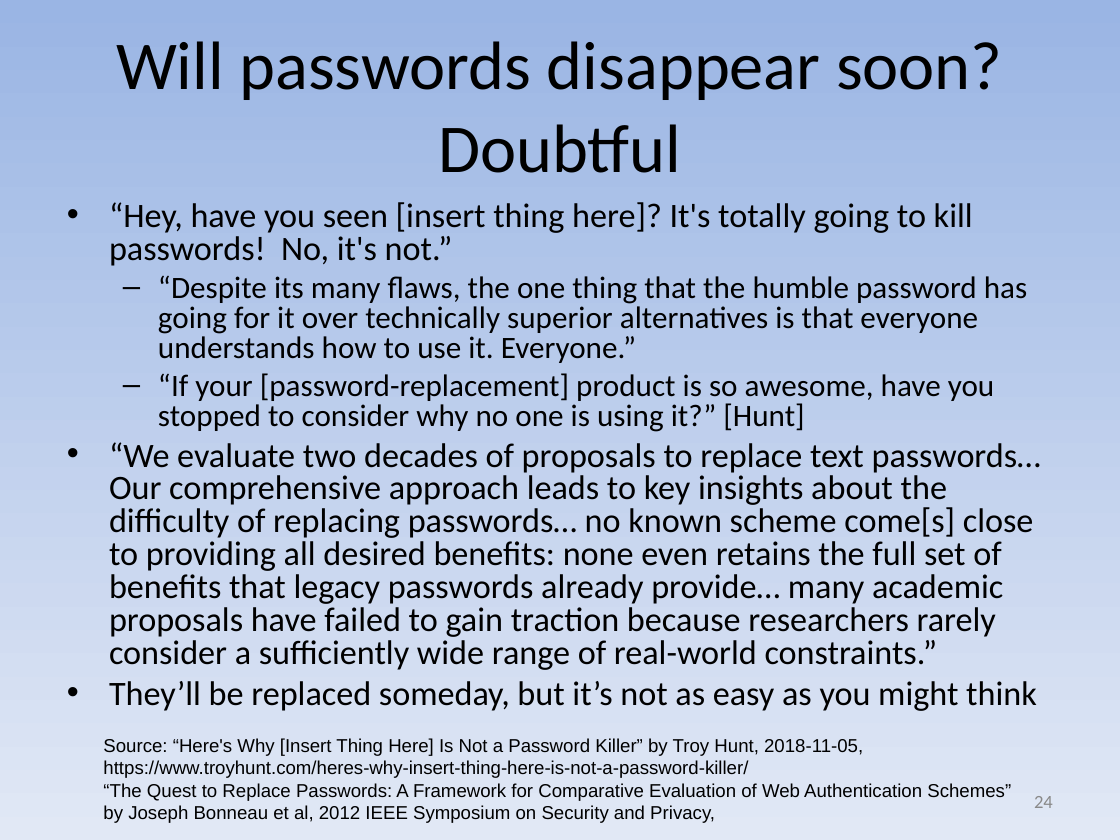
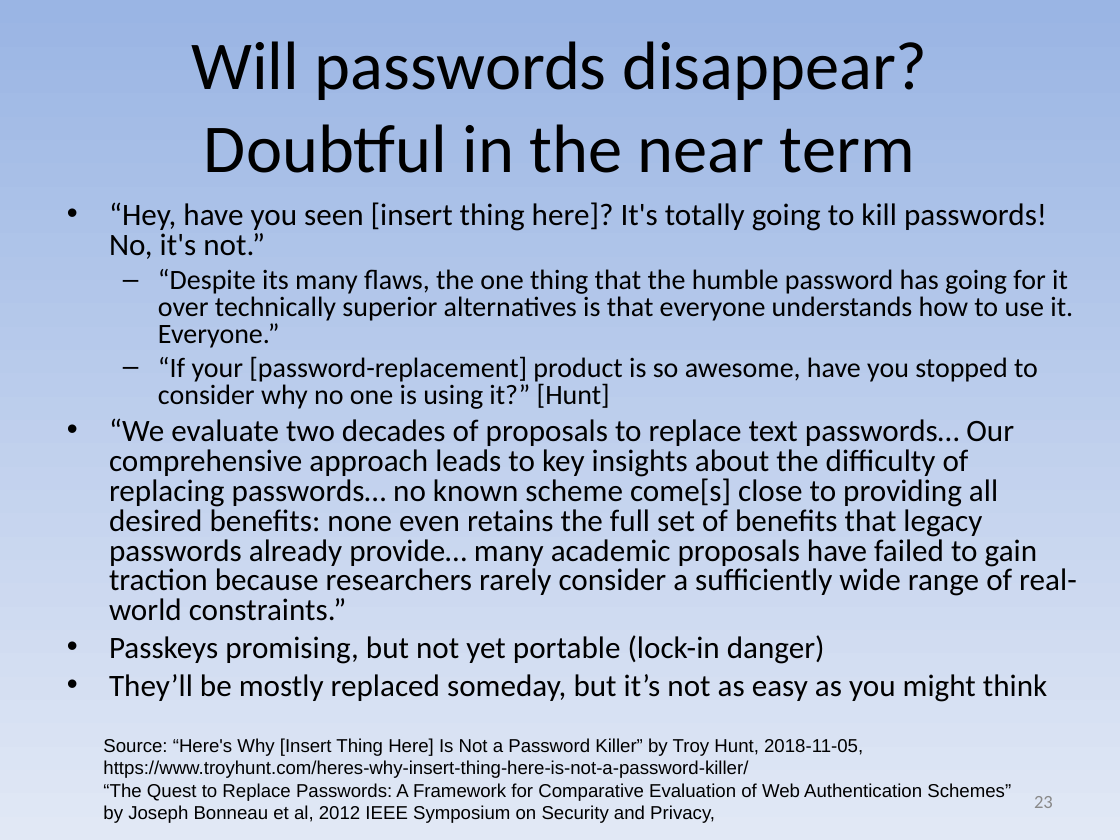
Before and after one commit to david-a-wheeler/david-a-wheeler.github.io, a slide deck: slide 23 of secure-class/presentations/Secure-Software-1-Introduction.ppt (slide 24 before the commit). Drawn at 1120x840 pixels with LibreOffice and Linux fonts; fonts in the diff are those of the drawing. Boxes give left, top, right and bottom in pixels: in the first picture for what was removed or moved away, otherwise in the second. Text is boxed around its words. In the diff, an @@ line names an element or a change of style, - is before the commit and + after.

```diff
--- a/secure-class/presentations/Secure-Software-1-Introduction.ppt
+++ b/secure-class/presentations/Secure-Software-1-Introduction.ppt
@@ title at (191,41,927,173): text changed @@
-Will passwords disappear soon? Doubtful
+Will passwords disappear? Doubtful in the near term
@@ text at (109,202,1077,621): size 22 to 20 pt in "“Hey, have you seen [insert thing here]? ...", "“We evaluate two decades of proposals to ..."; size 20 to 18 pt in "“Despite its many flaws, the one thing ...", "“If your [password-replacement] product is so awesome, ..." @@
@@ text at (109,635,1047,702): text changed; size 22 to 20 pt @@
-• They’ll be replaced someday, but it’s not as easy as you might think
+• Passkeys promising, but not yet portable (lock-in danger)
+• They’ll be mostly replaced someday, but it’s not as easy as you might think
@@ page number at (1034,796,1053,808): text changed @@
-24
+23
```
Also in this commit, not shown: 2 other slides changed, 1 other file.
